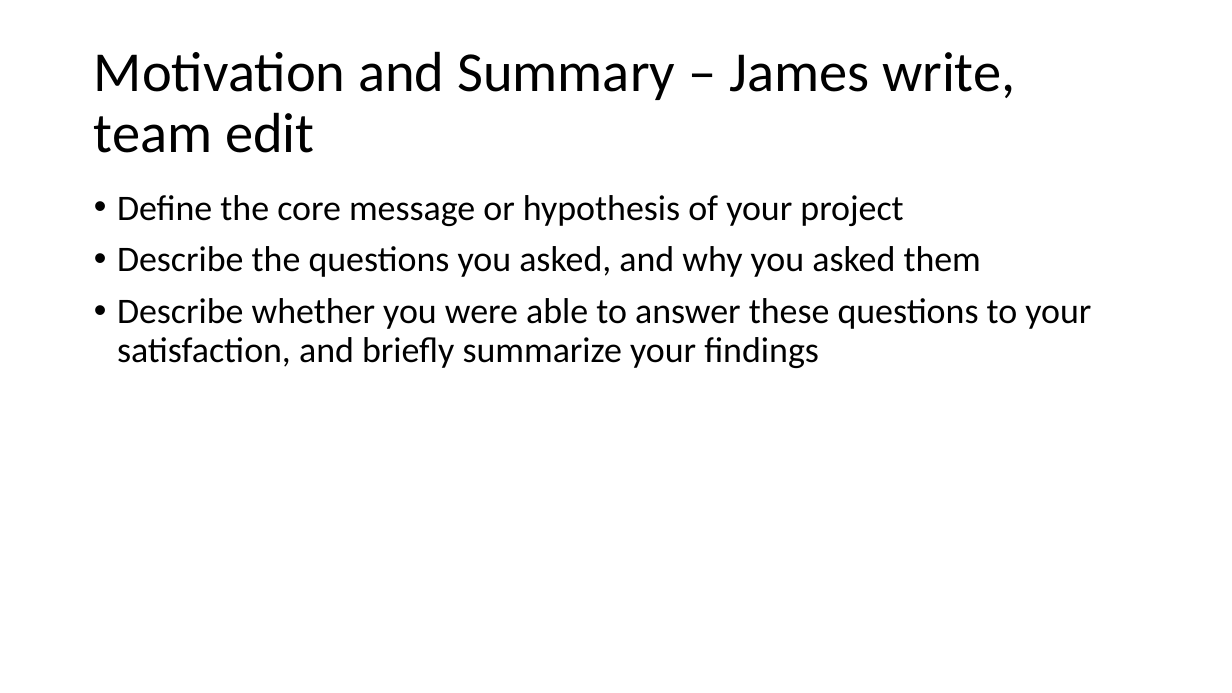
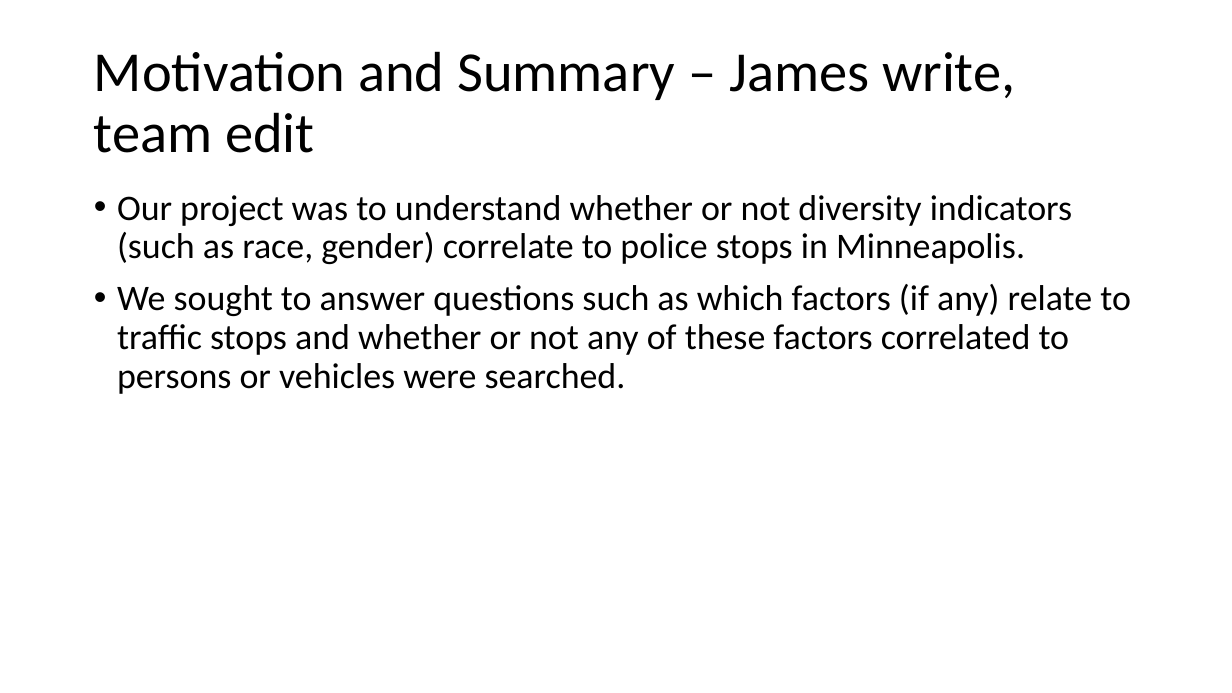
Before and after one commit to elu267/Project_GroupF, a slide deck: slide 2 of Group_F_Minneapolis Police Stops Presentation.pptx. Drawn at 1232x693 pixels with LibreOffice and Linux fonts; fonts in the diff are those of the drawing. Boxes give left, top, right and bottom in pixels: in the first picture for what was removed or moved away, otherwise in the second. Text is boxed around its words. In the diff, an @@ line names an element or a change of style, - is before the commit and + after.

```diff
--- a/Group_F_Minneapolis Police Stops Presentation.pptx
+++ b/Group_F_Minneapolis Police Stops Presentation.pptx
@@ text at (117, 195, 1131, 394): text changed @@
-• Define the core message or hypothesis of your project
-• Describe the questions you asked, and why you asked them
-• Describe whether you were able to answer these questions to your satisfaction, and briefly summarize your findings
+• Our project was to understand whether or not diversity indicators (such as race, gender) correlate to police stops in Minneapolis.
+• We sought to answer questions such as which factors (if any) relate to traffic stops and whether or not any of these factors correlated to persons or vehicles were searched.
```
Also in this commit, not shown: 3 other slides changed.
